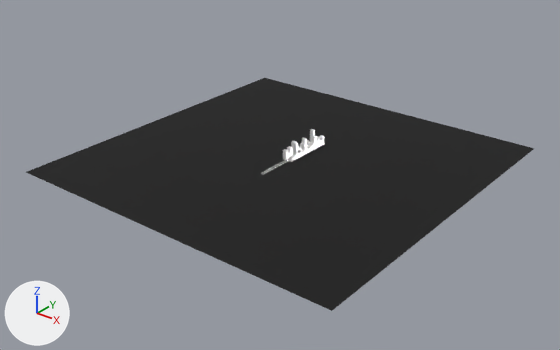
The glTF model models/ulica/ulica.gltf as it was, and as the next commit left it.
Both versions are drawn from a 50 mm lens placed at (874.0, -1119.0, 654.0), pointed at (10.0, -40.0, -16.0). The lights are fixed; the arrows at lower left show +X, +Y and +Z. The first picture is the older version. Where no turn or scale is listed for an object, it has been applied to the vertices.

Script lines for the objects in view, before the commit:
```python
me_plane = bpy.data.meshes.new('Plane')
me_plane.from_pydata([(-1.0, -1.0, 0.0), (1.0, -1.0, 0.0), (-1.0, 1.0, 0.0), (1.0, 1.0, 0.0)], [], [(0, 1, 3), (0, 3, 2)])
me_plane.materials.append(mat_material)  # black #050505
ob_plane = bpy.data.objects.new('Plane', me_plane)
ob_plane.parent = ob_soba
ob_plane.location = (0.0, 0.0, 0.0)
ob_plane.scale = (364.0, 364.0, 364.0)
```
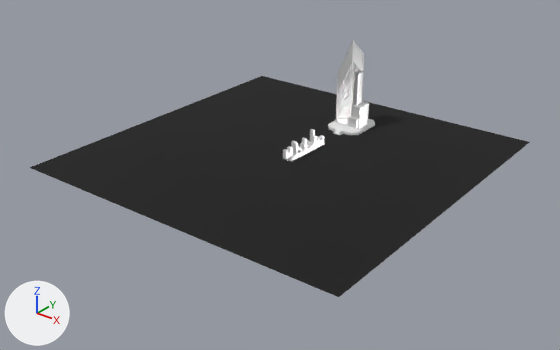
Pixel boxes [x1, y1, x2, y2] of what changed, in the pictures (560 x 350 px):
'Plane', moved, turned: before [26, 78, 535, 311]; after [30, 76, 530, 297]
'Cube.004', added: after [336, 40, 364, 126]
'Cube.010', added: after [328, 119, 375, 135]
'Cube.005', added: after [351, 101, 369, 128]
'Cube.009', added: after [353, 81, 360, 105]
'Cube.008', added: after [355, 71, 364, 103]
'Cube.006', added: after [348, 117, 358, 129]

The change, as a diff of the scene's bpy script:
```diff
--- a/models/ulica/ulica.gltf.py
+++ b/models/ulica/ulica.gltf.py
@@ me_cube @@
+me_cube.from_pydata(...)  # 56 vertices, 104 faces; spans x -40.2..40.2, y -60.8..48.9, z -11.4..7.7
@@ me_cube_006 @@
+me_cube_006.from_pydata(...)  # 24 vertices, 44 faces; spans x 23.7..35.5, y 143.0..151.7, z 46.2..98.9
+me_cube_006.materials.append(mat_material_033)  # light grey #e0e0e0
@@ me_cube_005 @@
+me_cube_005.from_pydata(...)  # 24 vertices, 44 faces; spans x 15.7..33.4, y 146.3..166.9, z 46.2..116.2
+me_cube_005.materials.append(mat_material_033)  # light grey #e0e0e0
@@ me_cube_003 @@
+me_cube_003.from_pydata(...)  # 24 vertices, 44 faces; spans x 23.1..44.9, y 129.2..149.8, z -3.3..19.7
+me_cube_003.materials.append(mat_material_033)  # light grey #e0e0e0
@@ me_cube_002 @@
+me_cube_002.from_pydata(...)  # 24 vertices, 44 faces; spans x 9.9..48.3, y 136.0..172.0, z -3.1..46.2
+me_cube_002.materials.append(mat_material_033)  # light grey #e0e0e0
@@ me_cube_001 @@
+me_cube_001.from_pydata(...)  # 2504 vertices, 5012 faces; spans x -11.0..26.0, y 132.0..177.0, z -3.0..193.0
+me_cube_001.materials.append(mat_material_033)  # light grey #e0e0e0
@@ ob_plane @@
 ob_plane.parent = ob_soba
-ob_plane.location = (0.0, 0.0, 0.0)
+ob_plane.location = (-14.4, 21.18, 0.631)
+ob_plane.rotation_euler = (-0.00728, -0.00334, 0.0187)  # degrees (-0.4, -0.2, 1.1)
 ob_plane.scale = (364.0, 364.0, 364.0)
@@ ob_cube_010 @@
+ob_cube_010 = bpy.data.objects.new('Cube.010', me_cube)
+ob_cube_010.location = (-2.0, 230.0, 2.0)
@@ ob_cube_009 @@
+ob_cube_009 = bpy.data.objects.new('Cube.009', me_cube_006)
+ob_cube_009.location = (-17.0, 74.0, 11.0)
@@ ob_cube_008 @@
+ob_cube_008 = bpy.data.objects.new('Cube.008', me_cube_005)
+ob_cube_008.location = (-17.0, 74.0, 11.0)
@@ ob_cube_006 @@
+ob_cube_006 = bpy.data.objects.new('Cube.006', me_cube_003)
+ob_cube_006.location = (-17.0, 74.0, 11.0)
@@ ob_cube_005 @@
+ob_cube_005 = bpy.data.objects.new('Cube.005', me_cube_002)
+ob_cube_005.location = (-17.0, 74.0, 11.0)
@@ ob_cube_004 @@
+ob_cube_004 = bpy.data.objects.new('Cube.004', me_cube_001)
+ob_cube_004.location = (-17.0, 74.0, 11.0)
```
